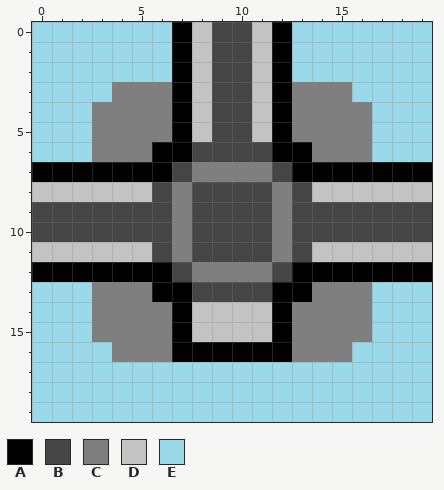
A pixel-art sprite gets an edit: Images/Nodes/3Way.png. The picture above is the old version.
The file is 20x20 pixels.
Palette (. is transparent): A #000000  B #454545  C #7f7f7f  D #c3c3c3  E #99d9ea
Pixels before, first column x 0:
 0 EEEEEEEADBBDAEEEEEEE
 1 EEEEEEEADBBDAEEEEEEE
 2 EEEEEEEADBBDAEEEEEEE
 3 EEEECCCADBBDACCCEEEE
 4 EEECCCCADBBDACCCCEEE
 5 EEECCCCADBBDACCCCEEE
 6 EEECCCAABBBBAACCCEEE
 7 AAAAAAABCCCCBAAAAAAA
 8 DDDDDDBCBBBBCBDDDDDD
 9 BBBBBBBCBBBBCBBBBBBB
10 BBBBBBBCBBBBCBBBBBBB
11 DDDDDDBCBBBBCBDDDDDD
12 AAAAAAABCCCCBAAAAAAA
13 EEECCCAABBBBAACCCEEE
14 EEECCCCADDDDACCCCEEE
15 EEECCCCADDDDACCCCEEE
16 EEEECCCAAAAAACCCEEEE
17 EEEEEEEEEEEEEEEEEEEE
18 EEEEEEEEEEEEEEEEEEEE
19 EEEEEEEEEEEEEEEEEEEE
After the commit:
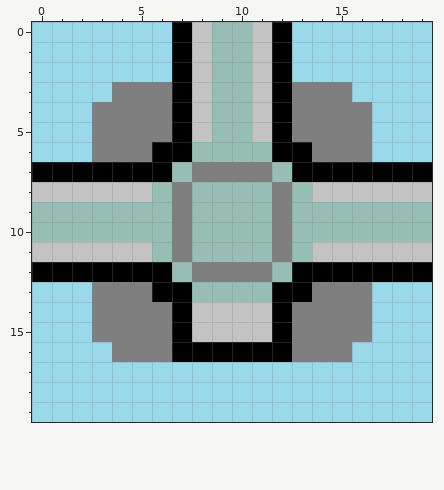
Changes in this commit:
y 0..5: x 9..10 BB -> ..
y 6: x 8..11 BBBB -> ....
y 7: x 7 B -> .; x 12 B -> .
y 8: x 6 B -> .; x 8..11 BBBB -> ....; x 13 B -> .
y 9..10: x 0..6 BBBBBBB -> .......; x 8..11 BBBB -> ....; x 13..19 BBBBBBB -> .......
y 11: x 6 B -> .; x 8..11 BBBB -> ....; x 13 B -> .
y 12: x 7 B -> .; x 12 B -> .
y 13: x 8..11 BBBB -> ....
Where, in picture pixels (left, top, right, bottom), the same in both pictures:
erased: (32, 22, 432, 302)
